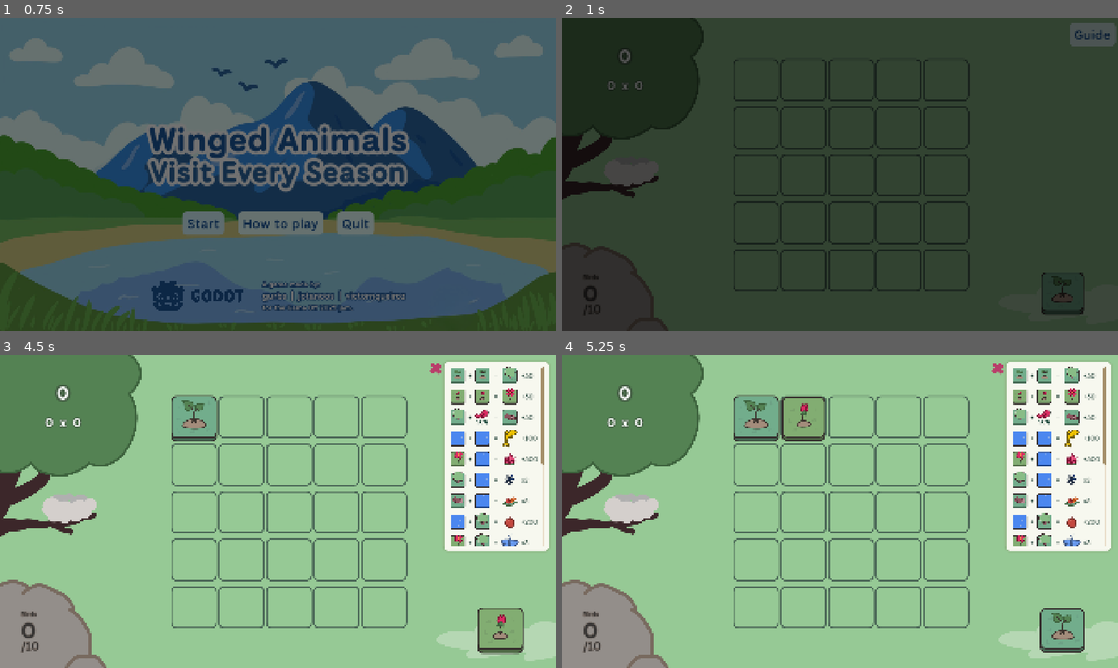
Above: before the commit, frames 1-4 (two rows, left to right).
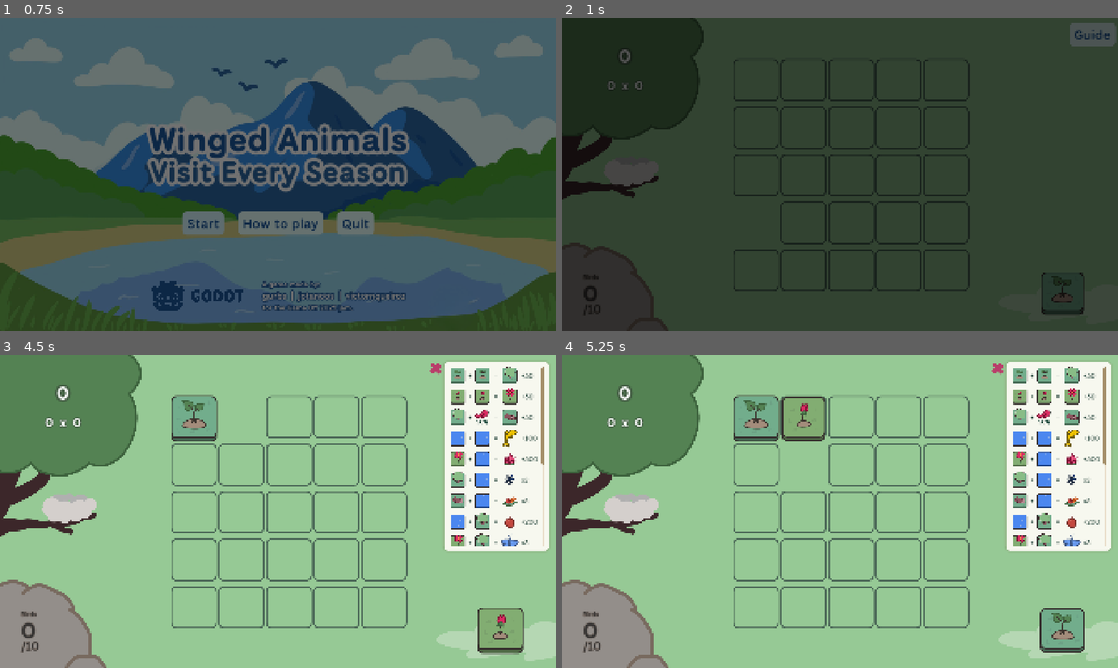
Above: after the commit, the same moments.

Repository: jptannus/waves-game
Game: Godot game, scene res://SCREENS/MainMenu/main_menu.tscn
The game is run twice, just before and just after one commit, with the same random seed, the same clock (stepped at 60 frames per second) and the same inputs. The engine's default icon, where the game draws it, is replaced by a stand-in: a white triangle on a blue panel in a dark square.
Inputs (mouse positions are in pixels of both pictures, inside the frame that each line leads up to):
- Up to frame 1 (0.75 s): click "Start" at 0.5 s
- Up to frame 2 (1 s): no input
- Up to frame 3 (4.5 s): click (194, 417) at 1.27 s; click "Guide" at 2 s; click (194, 417) at 2.77 s; click (194, 417) at 3.52 s; tap Enter at 4.25 s; drag from (194, 417) to (333, 442) at 4.27 s
- Up to frame 4 (5.25 s): tap Space at 5 s; drag from (801, 417) to (812, 574) at 5.02 s

Frame 1 is identical in both runs. In frame 2, 0.1% of the frame differs, in the area x 30-39%, y 58-73%; in frame 3, 0.1%; in frame 4, 0.1%, in the area x 39-48%, y 28-42%.

Commit message:
Improve Drag n Drop and Probability List components

Diff:
--- a/game/COMPONENTS/Board/TileSlot/tile_slot.gd
+++ b/game/COMPONENTS/Board/TileSlot/tile_slot.gd
@@ -9,6 +9,7 @@
 var _column: int
 var _tile: Tile
 var _draggable: bool = true
+var _disable_click: bool = false
 
 
 func set_board_position(row: int, column: int) -> void:
@@ -46,6 +47,17 @@
 	tile_removed.emit(tile, Vector2i(_row, _column))
 
 
+func disable_click() -> void:
+	_disable_click = true
+	%DroppableArea.set_clickable(false)
+	_highlight_off()
+
+
+func enable_click() -> void:
+	_disable_click = false
+	%DroppableArea.set_clickable(true)
+
+
 func _update_position_text() -> void:
 	%PositionLabel.text = str(_row) + "," + str(_column)
 
@@ -59,7 +71,34 @@
 		_tile = node
 		_tile.transform_into.connect(_on_transform_tile)
 		dropped.emit(node, Vector2(_row, _column))
+		_highlight_off()
 
 
 func _on_transform_tile(_old_tile: Tile, new_tile: Tile) -> void:
 	replace_tile(new_tile)
+
+
+func _on_droppable_area_dragging_over(_node: Node2D) -> void:
+	_highlight_on()
+
+
+func _on_droppable_area_dragging_out(_node: Node2D) -> void:
+	_highlight_off()
+
+
+func _highlight_on() -> void:
+	%Sprite2D.visible = false
+
+
+func _highlight_off() -> void:
+	%Sprite2D.visible = true
+
+
+func _on_droppable_area_mouse_entered() -> void:
+	if !_disable_click:
+		_highlight_on()
+
+
+func _on_droppable_area_mouse_exited() -> void:
+	if !_disable_click:
+		_highlight_off()
--- a/game/COMPONENTS/Board/TileSlot/tile_slot.tscn
+++ b/game/COMPONENTS/Board/TileSlot/tile_slot.tscn
@@ -8,6 +8,7 @@
 script = ExtResource("1_cfdhg")
 
 [node name="Sprite2D" type="Sprite2D" parent="."]
+unique_name_in_owner = true
 texture = ExtResource("2_ajxt8")
 centered = false
 
@@ -30,5 +31,9 @@
 unique_name_in_owner = true
 position = Vector2(20, 33)
 
+[connection signal="dragging_out" from="DroppableArea" to="." method="_on_droppable_area_dragging_out"]
+[connection signal="dragging_over" from="DroppableArea" to="." method="_on_droppable_area_dragging_over"]
 [connection signal="dropped" from="DroppableArea" to="." method="_on_dropable_area_dropped"]
+[connection signal="mouse_entered" from="DroppableArea" to="." method="_on_droppable_area_mouse_entered"]
+[connection signal="mouse_exited" from="DroppableArea" to="." method="_on_droppable_area_mouse_exited"]
 [connection signal="mouse_pressed" from="DroppableArea" to="." method="_on_dropable_area_mouse_pressed"]
--- a/game/COMPONENTS/Board/board.gd
+++ b/game/COMPONENTS/Board/board.gd
@@ -91,6 +91,18 @@
 	return result
 
 
+func disable_tile_click() -> void:
+	for row in _tile_slots:
+		for tile_slot: TileSlot in row:
+			tile_slot.disable_click()
+
+
+func enable_tile_click() -> void:
+	for row in _tile_slots:
+		for tile_slot: TileSlot in row:
+			tile_slot.enable_click()
+
+
 func _populate_tile_slots(tile_map: Array[Array]) -> void:
 	if !time_slot_scene:
 		push_error("Tile slot scene not defined")
--- a/game/COMPONENTS/DragAndDrop/Draggable/draggable.gd
+++ b/game/COMPONENTS/DragAndDrop/Draggable/draggable.gd
@@ -21,6 +21,9 @@
 		global_position = get_global_mouse_position()
 
 
+## Start the behavior of dragging the provided node.
+## An origin needs to be provided for the case where the node should
+## return to it
 func start_dragging(node: Node2D, origin: DroppableArea) -> void:
 	_holding = node
 	_origin = origin
@@ -29,6 +32,8 @@
 	_dragging = true
 
 
+## Remove the node from the draggable dropping it in a valid droppable area.
+## It tries to drop if over a valid area, or else it will go back to its origin.
 func drop() -> Node2D:
 	var place: Node2D = null
 	# If there is a hovering area we try that
@@ -73,11 +78,15 @@
 func _on_area_2d_body_entered(body: Node2D) -> void:
 	if is_dragging():
 		_hovering_area = body
+		if body is DroppableArea and body != _origin:
+			body.is_draggin_over(_holding)
 
 
-func _on_area_2d_body_exited(_body: Node2D) -> void:
+func _on_area_2d_body_exited(body: Node2D) -> void:
 	if is_dragging():
 		_hovering_area = null
+		if body is DroppableArea and body != _origin:
+			body.is_draggin_out(_holding)
 
 
 func _on_area_2d_input_event(_viewport: Node, event: InputEvent, _shape_idx: int) -> void:
--- a/game/COMPONENTS/DragAndDrop/DraggableStack/draggable_stack.tscn
+++ b/game/COMPONENTS/DragAndDrop/DraggableStack/draggable_stack.tscn
@@ -9,6 +9,12 @@
 [node name="DropableArea" parent="." instance=ExtResource("2_lv4sx")]
 unique_name_in_owner = true
 
+[node name="FakeButton" type="TextureButton" parent="."]
+offset_right = 160.0
+offset_bottom = 160.0
+mouse_filter = 1
+mouse_default_cursor_shape = 2
+
 [connection signal="content_dragged" from="DropableArea" to="." method="_on_dropable_area_content_dragged"]
 [connection signal="drop_resolved" from="DropableArea" to="." method="_on_dropable_area_drop_resolved"]
 [connection signal="mouse_pressed" from="DropableArea" to="." method="_on_dropable_area_mouse_pressed"]
--- a/game/COMPONENTS/DragAndDrop/DroppableArea/droppable_area.gd
+++ b/game/COMPONENTS/DragAndDrop/DroppableArea/droppable_area.gd
@@ -9,9 +9,12 @@
 signal content_dragged(node: Node2D)
 signal mouse_pressed(droppable_area: DroppableArea)
 signal drop_resolved()
+signal dragging_over(node: Node2D)
+signal dragging_out(node: Node2D)
 
 @export var holding_node: Node2D
 @export var display_visuals: bool = false
+@export var clickable: bool = false
 
 var _disabled: bool = false
 var _drop_only: bool = false
@@ -19,6 +22,7 @@
 
 func _ready() -> void:
 	%Sprite2D.visible = display_visuals
+	%FakeButton.visible = clickable
 
 
 func can_hold(_node: Node2D) -> bool:
@@ -99,6 +103,19 @@
 	return _drop_only
 
 
+func is_draggin_over(node: Node2D) -> void:
+	dragging_over.emit(node)
+
+
+func is_draggin_out(node: Node2D) -> void:
+	dragging_out.emit(node)
+
+
+func set_clickable(value: bool) -> void:
+	clickable = value
+	%FakeButton.visible = clickable
+
+
 func _update_display() -> void:
 	pass
 
--- a/game/COMPONENTS/DragAndDrop/DroppableArea/droppable_area.tscn
+++ b/game/COMPONENTS/DragAndDrop/DroppableArea/droppable_area.tscn
@@ -9,6 +9,7 @@
 [node name="DropableArea" type="StaticBody2D" groups=["tile_droppable"]]
 input_pickable = true
 script = ExtResource("1_0jg1w")
+clickable = true
 
 [node name="Sprite2D" type="Sprite2D" parent="."]
 unique_name_in_owner = true
@@ -22,4 +23,11 @@
 position = Vector2(80, 80)
 shape = SubResource("RectangleShape2D_bj5oo")
 
+[node name="FakeButton" type="TextureButton" parent="."]
+unique_name_in_owner = true
+offset_right = 160.0
+offset_bottom = 160.0
+mouse_filter = 1
+mouse_default_cursor_shape = 2
+
 [connection signal="input_event" from="." to="." method="_on_input_event"]
--- a/game/COMPONENTS/DragAndDrop/drag_n_drop_manager.gd
+++ b/game/COMPONENTS/DragAndDrop/drag_n_drop_manager.gd
@@ -24,8 +24,8 @@
 	_draggable_parent = draggable_parent
 
 
-# Function that handles the input event of whem the mouse is pressed over
-# a draggable area. Here the decision is made of what to be done.
+## Handles the input event of whem the mouse is pressed over
+## a draggable area. Here the decision is made of what to be done.
 func handle_droppable_area_pressed(droppable_area: DroppableArea) -> void:
 	if !_draggable and !droppable_area.is_drop_only() and droppable_area.is_holding():
 		var draggable: Draggable = DRAGGABLE_SCENE.instantiate()
@@ -36,13 +36,14 @@
 		draggable.start_dragging(droppable_area.drag(), droppable_area)
 
 
+## Handles the input event of whem the mouse is released over
+## a draggable area. Here the decision is made of what to be done.
 func handle_mouse_button_released() -> void:
 	if _draggable:
 		_draggable.drop()
 		_origin.resolve_drop()
 
 
-# This is its own function so we can add more logic for when a tile is placed
 func _on_draggable_drop() -> void:
 	_remove_draggable()
 
--- a/game/COMPONENTS/ProbabilityList/probability_item.gd
+++ /dev/null
@@ -1,9 +0,0 @@
-class_name ProbabilityItem
-extends Resource
-
-@export var value: Variant
-@export var probability: float
-
-
-func get_value() -> Variant:
-	return value
--- a/game/COMPONENTS/ProbabilityList/probability_list.gd
+++ b/game/COMPONENTS/ProbabilityList/probability_list.gd
@@ -1,10 +1,14 @@
 class_name ProbabilityList
 extends Resource
+## ProbabilityList
+## It is a list of items that have a value and a probability attached to it.
+## It can provide a random item from the list respecting the probability of
+##   the items, as long as they sum 1.0
 
-@export var list: Array[ProbabilityItem]
+@export var list: Array[ProbabilityListItem]
 
 
-func get_random_item() -> ProbabilityItem:
+func get_random_item() -> ProbabilityListItem:
 	if list.size() > 0:
 		var rand = randf() # 0.0 ~ 1.0
 		var sum = 0.0
--- /dev/null
+++ b/game/COMPONENTS/ProbabilityList/probability_list_item.gd
@@ -0,0 +1,11 @@
+class_name ProbabilityListItem
+extends Resource
+## ProbabilityListItem
+## Item of a probability list. Contains a value and a probability to be selected
+
+@export var value: Variant
+@export var probability: float
+
+
+func get_value() -> Variant:
+	return value
--- a/game/RESOURCES/ProbabilityList/initial_tile_list.tres
+++ b/game/RESOURCES/ProbabilityList/initial_tile_list.tres
@@ -1,6 +1,6 @@
 [gd_resource type="Resource" script_class="ProbabilityList" load_steps=15 format=3 uid="uid://kkr2w8dwopoj"]
 
-[ext_resource type="Script" uid="uid://dkjqdjtghi5ro" path="res://COMPONENTS/ProbabilityList/probability_item.gd" id="1_rfl4r"]
+[ext_resource type="Script" uid="uid://dkjqdjtghi5ro" path="res://COMPONENTS/ProbabilityList/probability_list_item.gd" id="1_rfl4r"]
 [ext_resource type="Script" uid="uid://ft64mua17quy" path="res://COMPONENTS/ProbabilityList/probability_list.gd" id="2_2mrmf"]
 [ext_resource type="Resource" uid="uid://qr0u55c50jua" path="res://RESOURCES/Tiles/bud_tile.tres" id="2_i7x3w"]
 [ext_resource type="Resource" uid="uid://br2jfpjdc2aig" path="res://RESOURCES/Tiles/sapling_tile.tres" id="3_oi7gg"]
--- a/game/RESOURCES/ProbabilityList/lake_log.tres
+++ b/game/RESOURCES/ProbabilityList/lake_log.tres
@@ -1,6 +1,6 @@
 [gd_resource type="Resource" script_class="ProbabilityList" load_steps=7 format=3 uid="uid://butcxs5eso16m"]
 
-[ext_resource type="Script" uid="uid://dkjqdjtghi5ro" path="res://COMPONENTS/ProbabilityList/probability_item.gd" id="1_52qm0"]
+[ext_resource type="Script" uid="uid://dkjqdjtghi5ro" path="res://COMPONENTS/ProbabilityList/probability_list_item.gd" id="1_52qm0"]
 [ext_resource type="Resource" uid="uid://b0sope82x2u18" path="res://RESOURCES/Tiles/lake_tile.tres" id="4_2is52"]
 [ext_resource type="Resource" uid="uid://dmvdfky5y47tr" path="res://RESOURCES/Tiles/log_tile.tres" id="7_lo6pb"]
 [ext_resource type="Script" uid="uid://ft64mua17quy" path="res://COMPONENTS/ProbabilityList/probability_list.gd" id="8_jjptg"]
--- a/game/SCREENS/Game/game.gd
+++ b/game/SCREENS/Game/game.gd
@@ -103,11 +103,13 @@
 func _disable_tile_placement() -> void:
 	_tile_placement_enabled = false
 	%TileInventory.visible = false
+	%Board.disable_tile_click()
 
 
 func _enable_tile_placement() -> void:
 	_tile_placement_enabled = true
 	%TileInventory.visible = true
+	%Board.enable_tile_click()
 
 ##############################################################################
 #endregion
--- a/game/project.godot
+++ b/game/project.godot
@@ -33,10 +33,6 @@
 window/size/viewport_height=1080
 window/stretch/mode="canvas_items"
 
-[editor_plugins]
-
-enabled=PackedStringArray("res://addons/GDQuest_GDScript_formatter/plugin.cfg")
-
 [global_group]
 
 tile_droppable="Places where tiles can be dropped"
Renamed: game/COMPONENTS/ProbabilityList/probability_item.gd.uid -> game/COMPONENTS/ProbabilityList/probability_list_item.gd.uid
